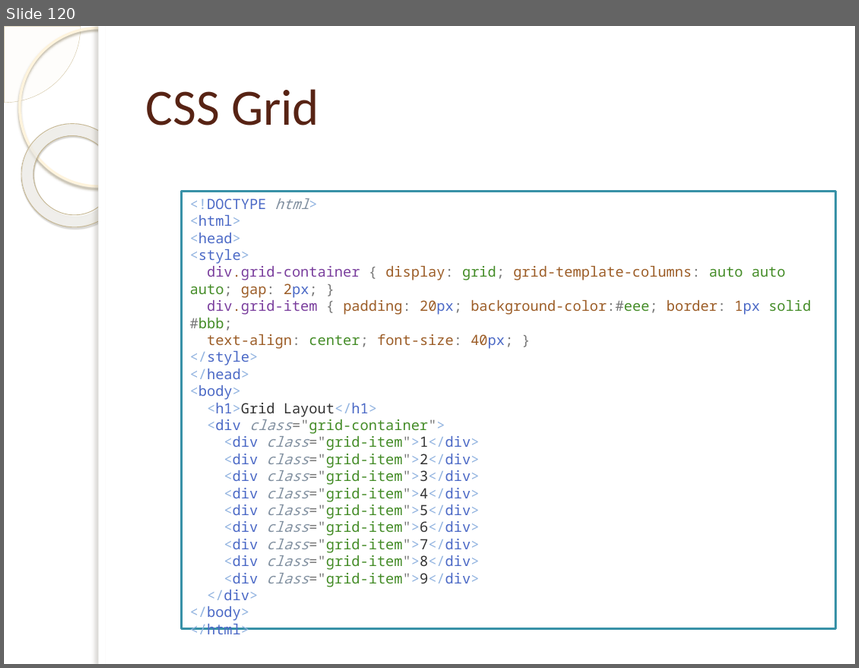
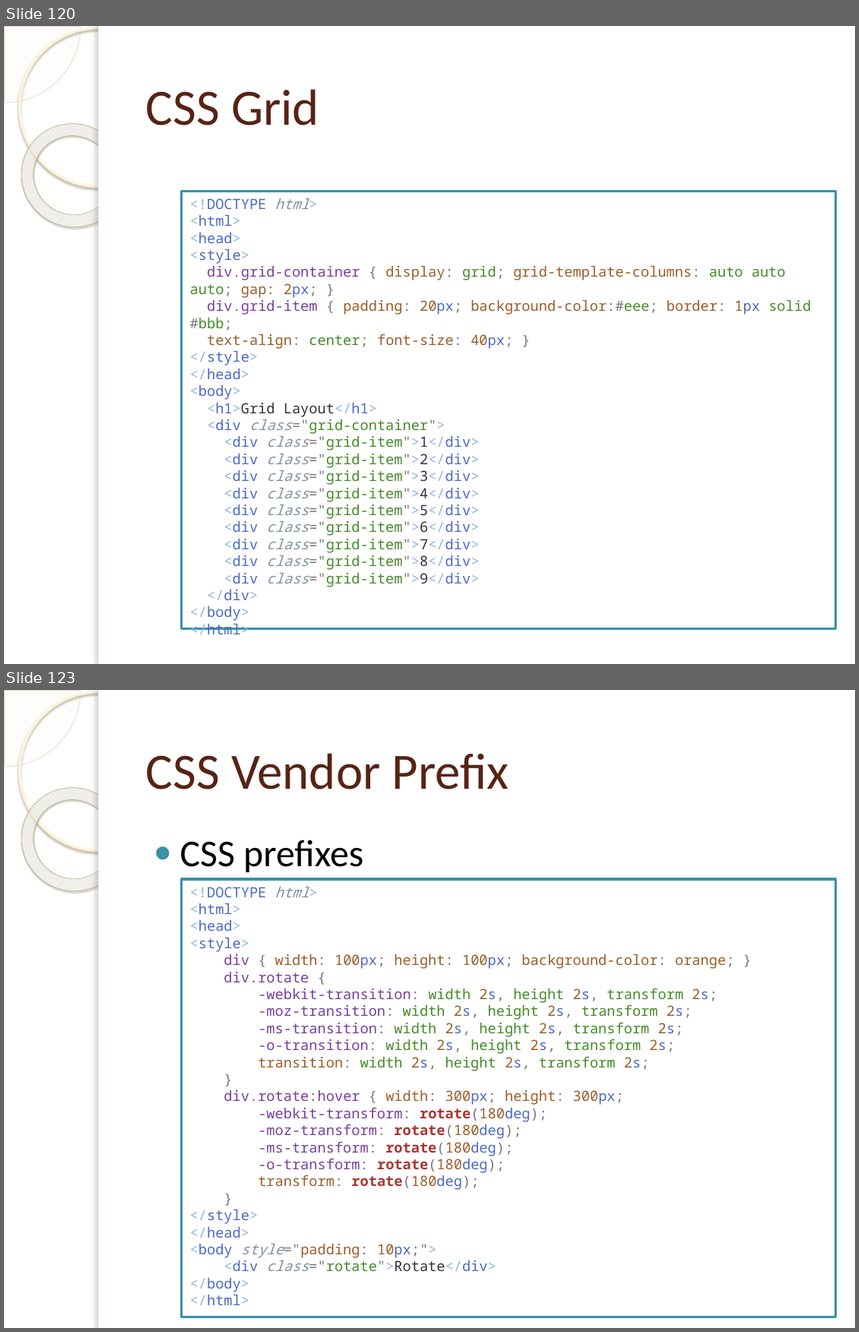
Before and after one commit to tassun/train-css, a slide deck: Introduction to CSS.pptx. Shown one above the other, each under a label of ours: slide 120 before the commit, slides 120 and 123 after it; the slides between them are not shown. The pictures are 859x668 and 859x1332 pixels, drawn with LibreOffice and Linux fonts; fonts in the diff are those of the drawing; background and template pictures are left out. Boxes give left, top, right and bottom in pixels: in the first picture for what was removed or moved away, otherwise in the second. Text is boxed around its words. In the diff, an @@ line names an element or a change of style, - is before the commit and + after.

```diff
--- a/Introduction to CSS.pptx
+++ b/Introduction to CSS.pptx
@@ slide 123 added at (4, 690, 855, 1328), background picture (left out); not listed: 5 template elements that a slide beside it also shows @@
@@ title added at (146, 753, 509, 790), 43 pt, text #572314 @@
+CSS Vendor Prefix
@@ text added at (180, 840, 363, 872), 32 pt, text #000000 @@
+● CSS prefixes
@@ rectangle added at (182, 879, 835, 1317), outline #3891A7 2 pt, 12 pt, text #7A3E9D @@
+<!DOCTYPE html>
+<html>
+<head>
+<style>
+div { width: 100px; height: 100px; background-color: orange; }
+div.rotate {
+-webkit-transition: width 2s, height 2s, transform 2s;
+-moz-transition: width 2s, height 2s, transform 2s;
+-ms-transition: width 2s, height 2s, transform 2s;
+-o-transition: width 2s, height 2s, transform 2s;
+transition: width 2s, height 2s, transform 2s;
+}
+div.rotate:hover { width: 300px; height: 300px;
+-webkit-transform: rotate(180deg);
+-moz-transform: rotate(180deg);
+-ms-transform: rotate(180deg);
+-o-transform: rotate(180deg);
+transform: rotate(180deg);
+}
+</style>
+</head>
+<body style="padding: 10px;">
+<div class="rotate">Rotate</div>
+</body>
+</html>
```
Also in this commit, not shown: 2 other slides added, 2 other files.
